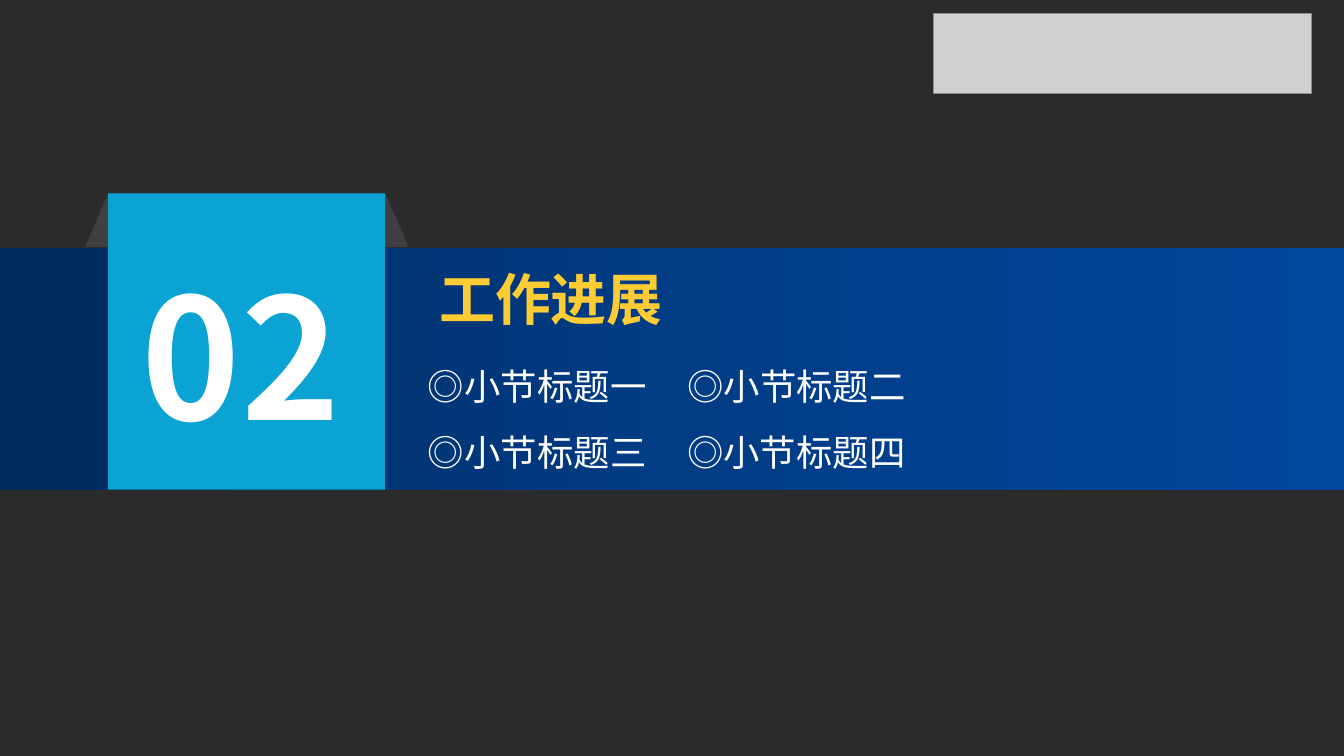
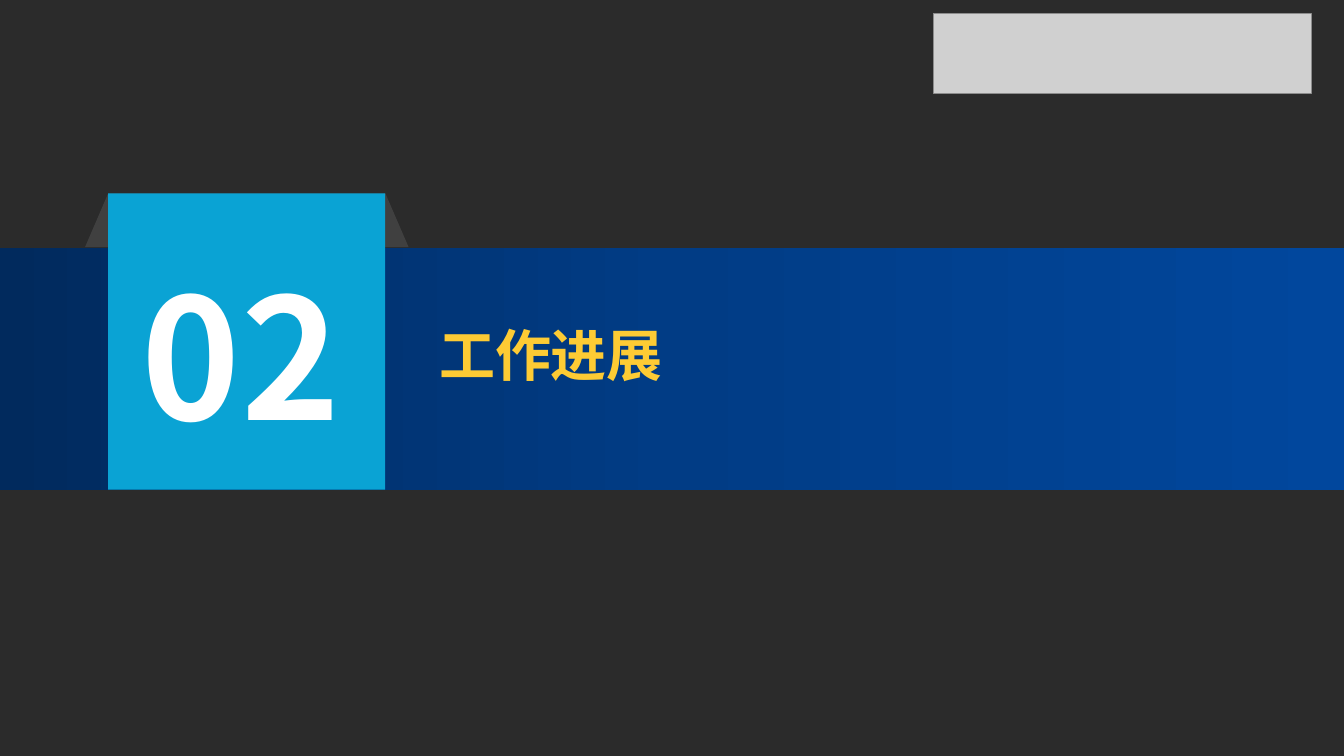
Before and after one commit to CRhapsody/Presentation_Slides, a slide deck: slide 7 of 神经网络修复工作进展.pptx (slide 8 before the commit). Drawn at 1344x756 pixels with LibreOffice and Linux fonts; fonts in the diff are those of the drawing; grey boxes stand for pictures; background and template pictures are left out; a plain dark background stands for a picture behind light text. Boxes give left, top, right and bottom in pixels: in the first picture for what was removed or moved away, otherwise in the second. Text is boxed around its words. In the diff, an @@ line names an element or a change of style, - is before the commit and + after.

```diff
--- a/神经网络修复工作进展.pptx
+++ b/神经网络修复工作进展.pptx
@@ text "工作进展": place and size @@
-text "工作进展" at box(439, 272, 663, 325)
+text "工作进展" at box(439, 328, 663, 381)
@@ text removed at box(428, 369, 905, 469) @@
-◎小节标题一 ◎小节标题二
-◎小节标题三 ◎小节标题四
```
Also in this commit, not shown: 4 other slides changed, 5 slides added, 6 slides removed, 1 other file.
